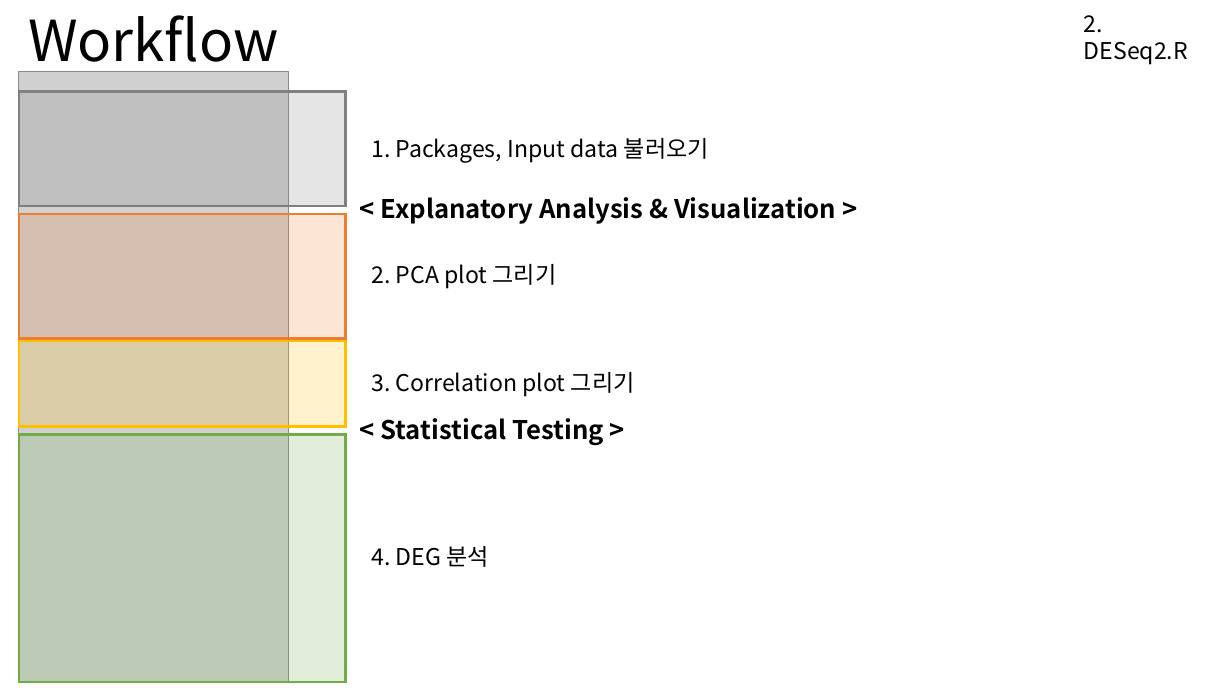
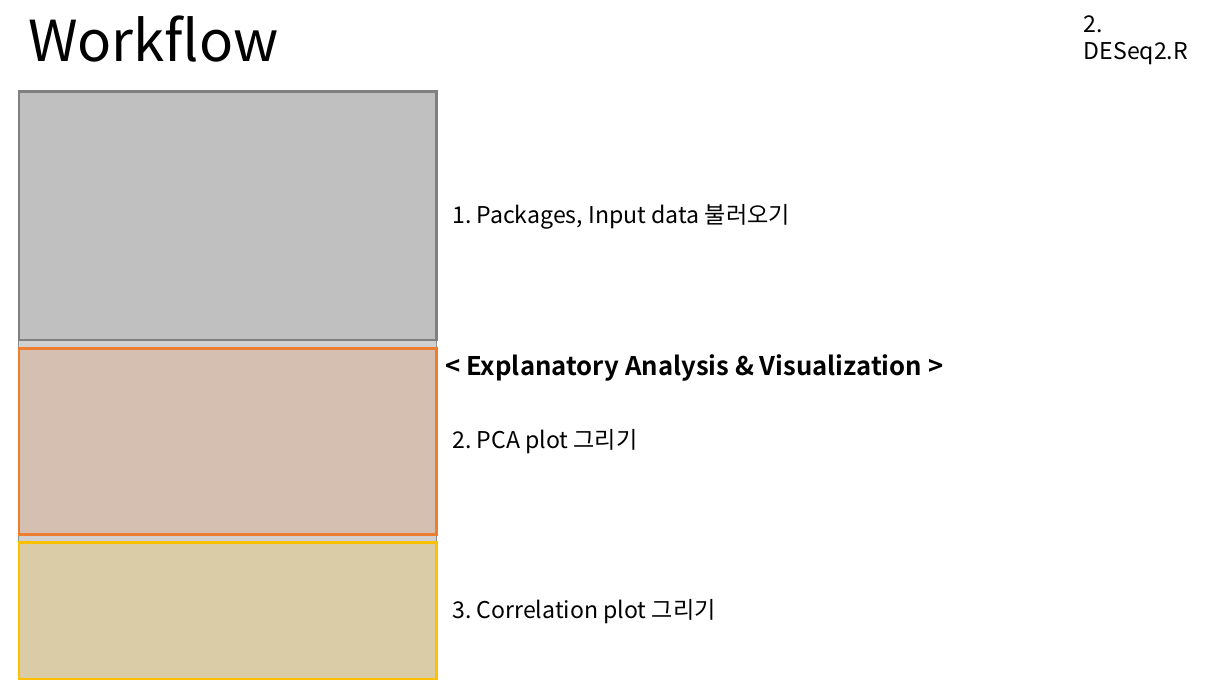
Before and after one commit to Khreat0205/Education_BulkRNAseq, a slide deck: slide 1 of Presentation/2. DESeq2.pptx. Drawn at 1232x693 pixels with LibreOffice and Linux fonts; fonts in the diff are those of the drawing; grey boxes stand for pictures. Boxes give left, top, right and bottom in pixels: in the first picture for what was removed or moved away, otherwise in the second. Text is boxed around its words. In the diff, an @@ line names an element or a change of style, - is before the commit and + after.

```diff
--- a/Presentation/2. DESeq2.pptx
+++ b/Presentation/2. DESeq2.pptx
@@ rectangle: place and size @@
-rectangle at [18, 91, 345, 206]
+rectangle at [18, 91, 436, 340]
@@ picture: place and size @@
-picture at [18, 71, 288, 681]
+picture at [18, 91, 436, 679]
@@ text "1. Packages, Input data 불러오기": place and size @@
-text "1. Packages, Input data 불러오기" at [371, 138, 709, 162]
+text "1. Packages, Input data 불러오기" at [452, 204, 790, 228]
@@ rectangle: place and size @@
-rectangle at [18, 214, 345, 338]
+rectangle at [18, 348, 436, 534]
@@ text "< Explanatory Analysis & Visualization ...": place and size @@
-text "< Explanatory Analysis & Visualization ..." at [380, 197, 836, 224]
+text "< Explanatory Analysis & Visualization ..." at [466, 354, 922, 381]
@@ text removed at [380, 418, 603, 445] @@
-< Statistical Testing >
@@ text "2. PCA plot 그리기": place and size @@
-text "2. PCA plot 그리기" at [371, 264, 557, 289]
+text "2. PCA plot 그리기" at [452, 429, 638, 454]
@@ rectangle removed at [18, 434, 345, 682] @@
@@ rectangle: place and size @@
-rectangle at [18, 341, 345, 426]
+rectangle at [18, 543, 436, 679]
@@ text removed at [371, 546, 489, 567] @@
-4. DEG 분석
@@ text "3. Correlation plot 그리기": place and size @@
-text "3. Correlation plot 그리기" at [371, 372, 635, 397]
+text "3. Correlation plot 그리기" at [452, 599, 716, 624]
```
Also in this commit, not shown: 3 other slides changed, 2 slides added.
